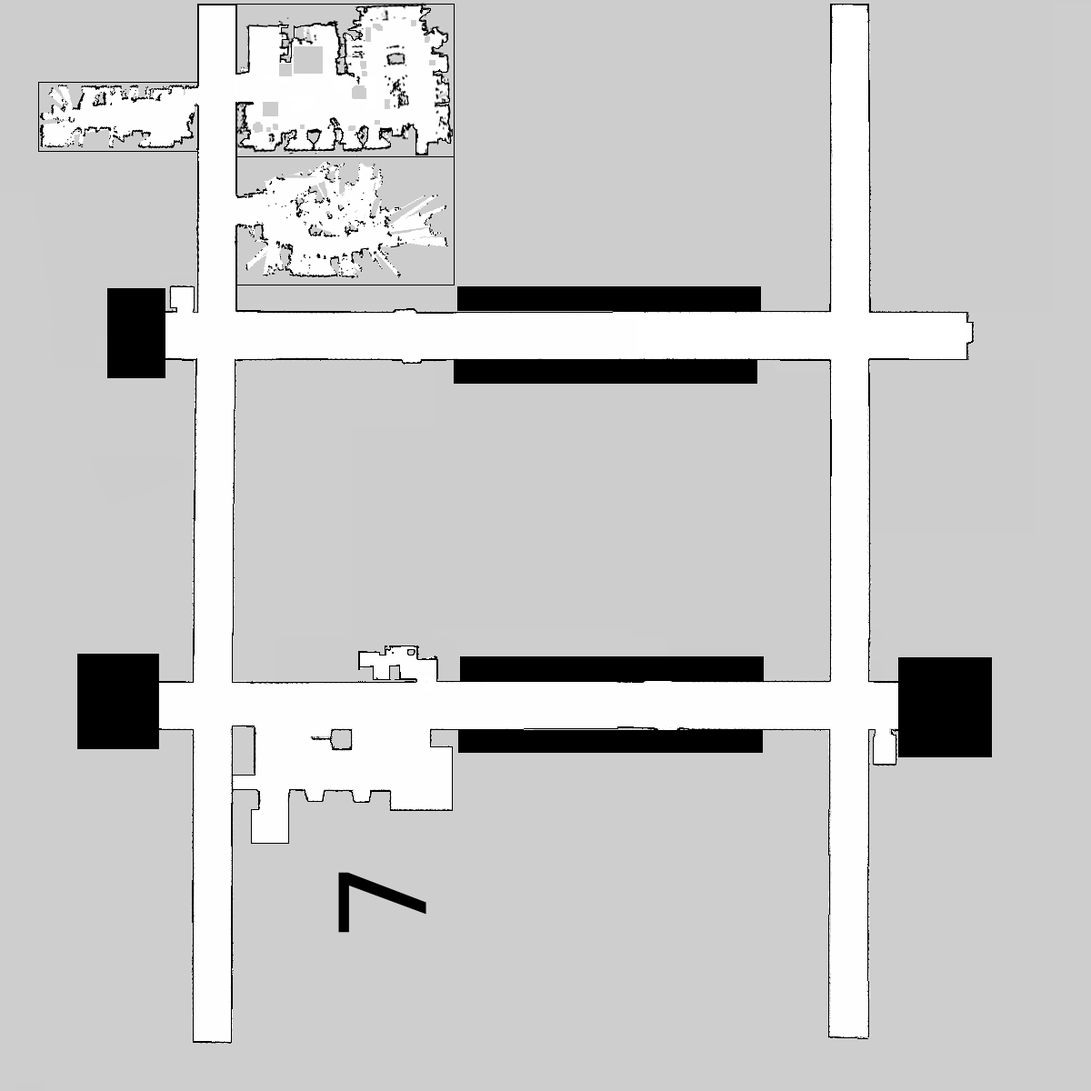
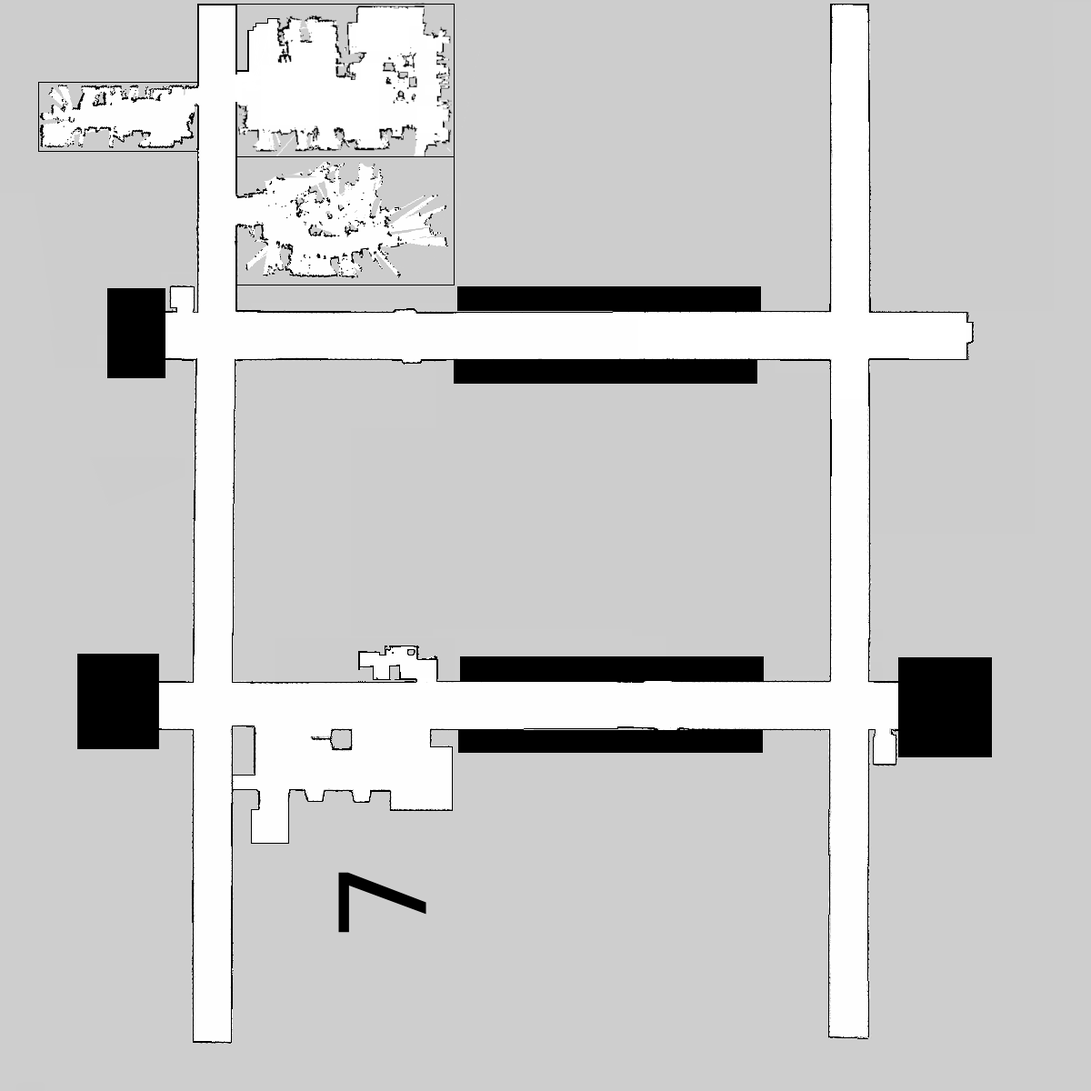
Layer changes from the first (1091, 1091) image to the second:
removed layer "eng2-7f-0.05.pgm" over bbox(237, 4, 454, 157)
added layer "clearing" above "eng2-7f-0.05.raw.pgm" over bbox(261, 9, 443, 143)
added layer "eng2-7f-0.05.raw.pgm" over bbox(237, 4, 454, 157)
